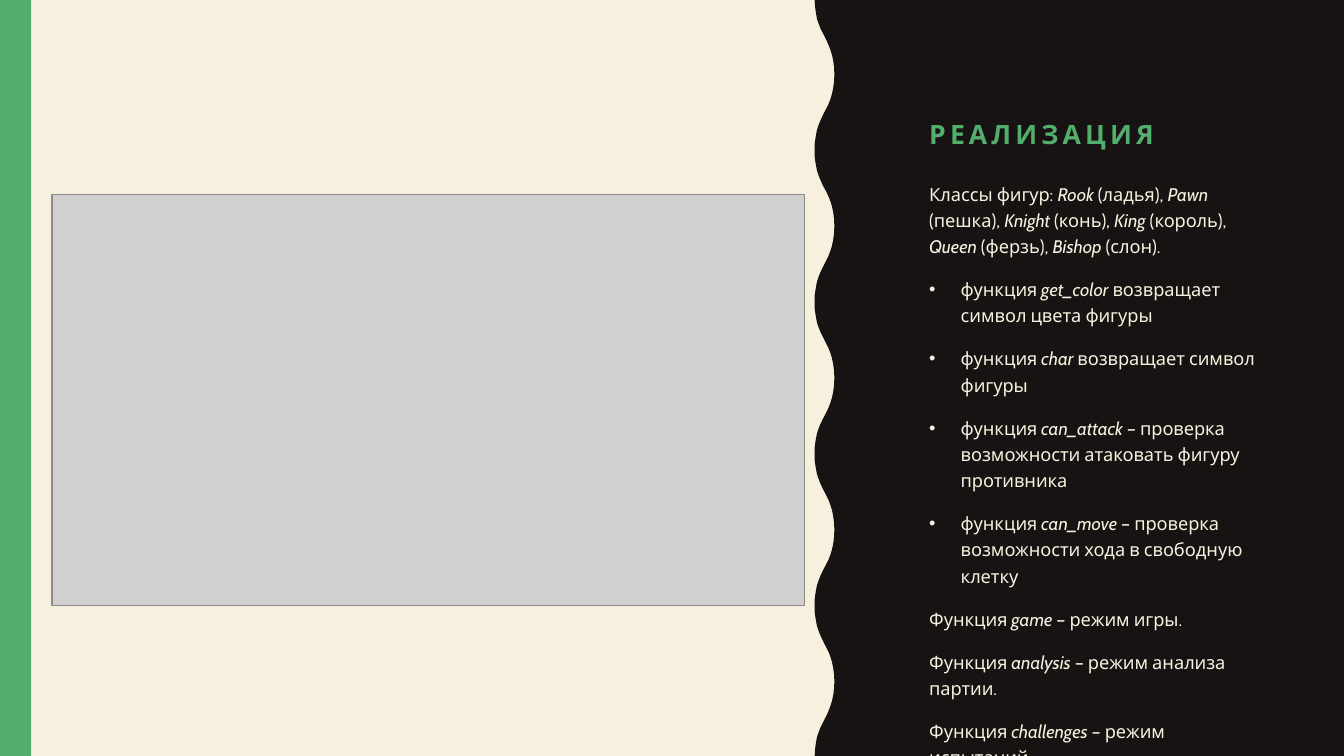
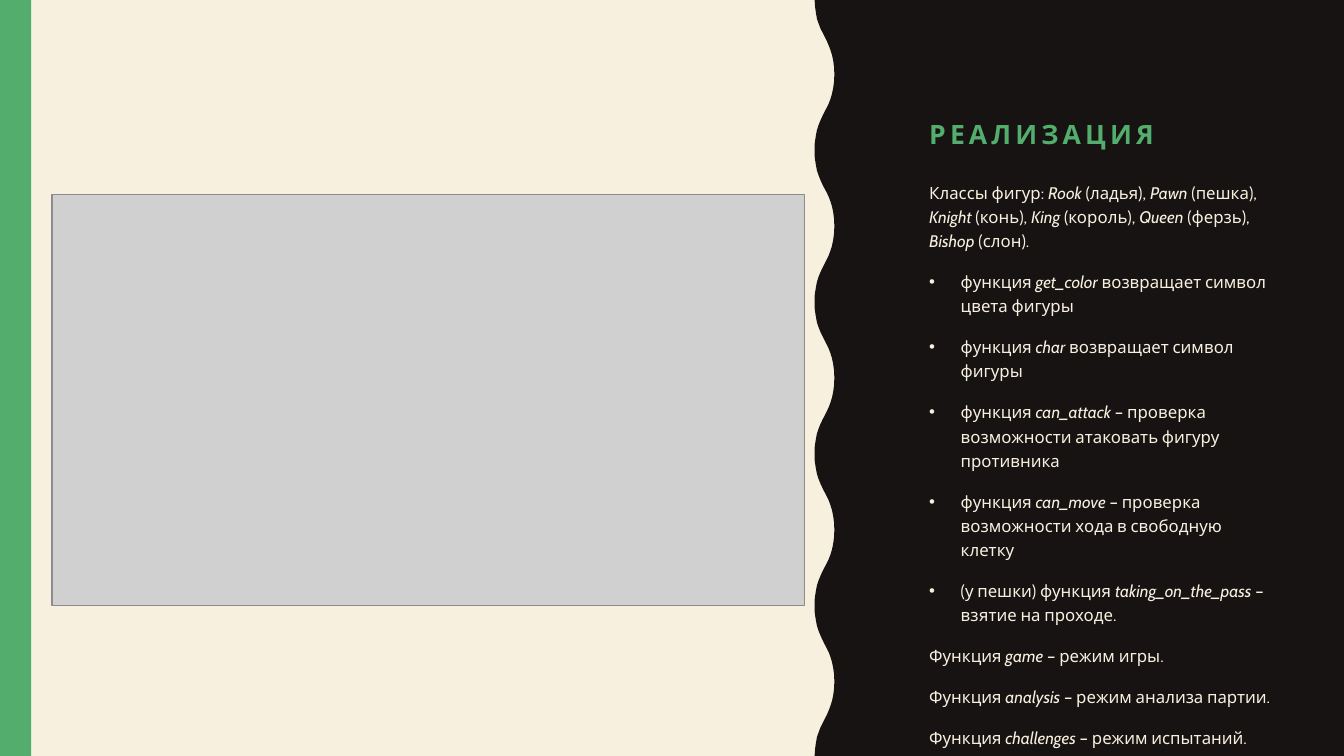
Before and after one commit to Gentlem4n72/Pygame-Chess, a slide deck: slide 4 of Шах и мат.pptx. Drawn at 1344x756 pixels with LibreOffice and Linux fonts; fonts in the diff are those of the drawing; grey boxes stand for pictures. Boxes give left, top, right and bottom in pixels: in the first picture for what was removed or moved away, otherwise in the second. Text is boxed around its words. In the diff, an @@ line names an element or a change of style, - is before the commit and + after.

```diff
--- a/Шах и мат.pptx
+++ b/Шах и мат.pptx
@@ text at box(929, 186, 1267, 707): size 13 to 12 pt in "Классы фигур: Rook (ладья), Pawn (пешка), Knight ...", "функция get_color возвращает символ цвета фигуры", "функция char возвращает символ фигуры", "функция can_attack – проверка возможности атаковать фигуру ..." and 4 more places @@
@@ text at box(961, 584, 1251, 625): paragraph added @@
+• (у пешки) функция taking_on_the_pass – взятие на проходе.
```
Also in this commit, not shown: 1 other file.
